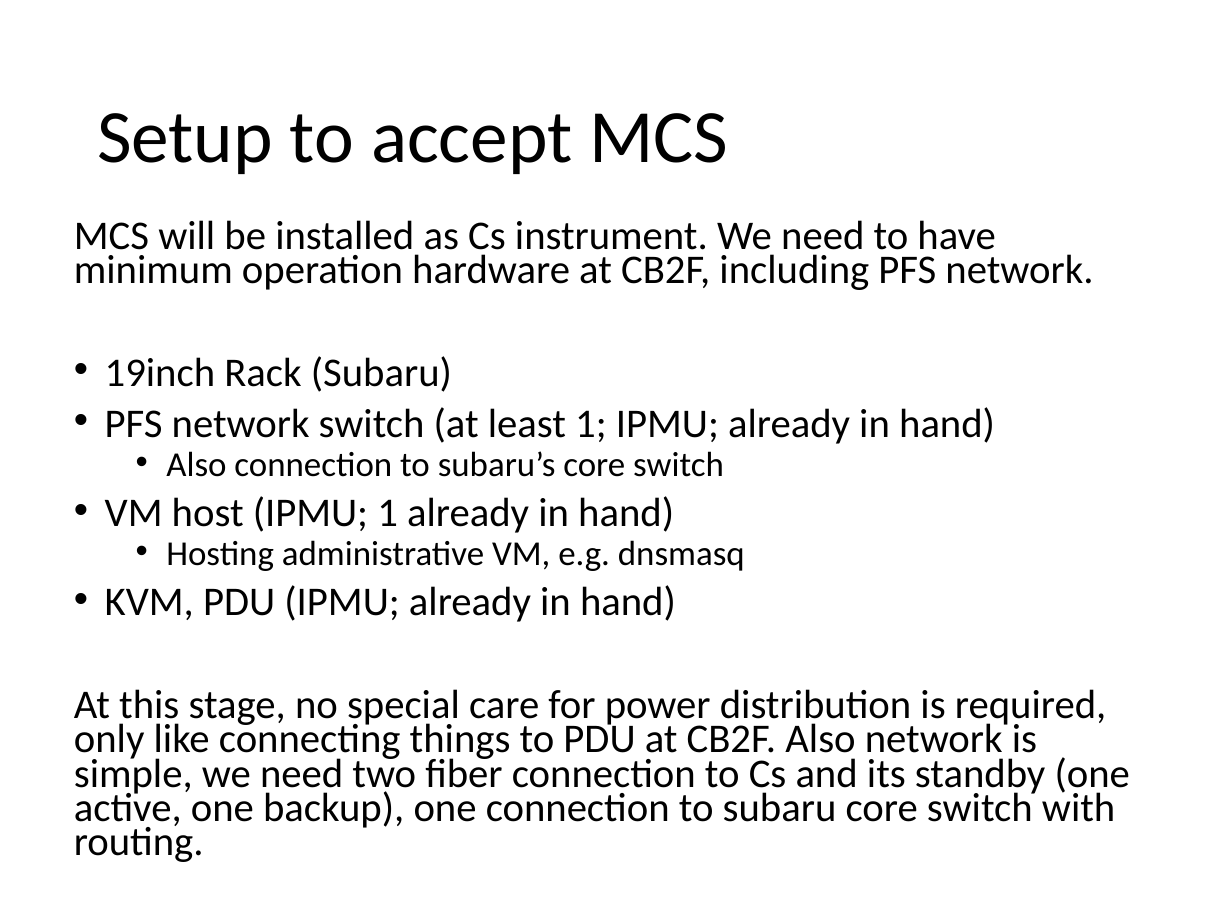
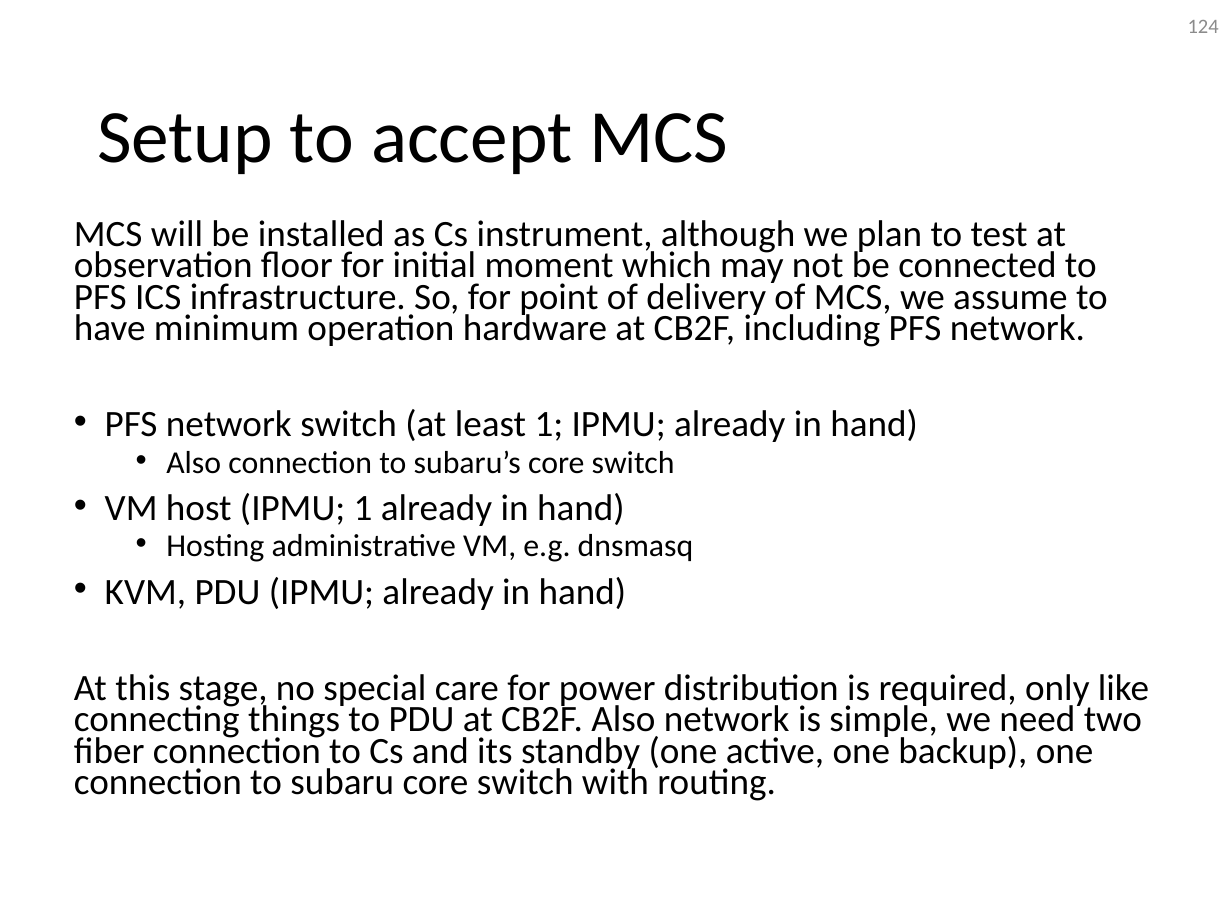
Before and after one commit to Subaru-PFS/ics_doc, a slide deck: slide 124 of SSN-00029.pptx (slide 99 before the commit). Drawn at 1232x924 pixels with LibreOffice and Linux fonts; fonts in the diff are those of the drawing. Boxes give left, top, right and bottom in pixels: in the first picture for what was removed or moved away, otherwise in the second. Text is boxed around its words. In the diff, an @@ line names an element or a change of style, - is before the commit and + after.

Commit message:
* Reorganized sections * Added draft text to all review sections

```diff
--- a/SSN-00029.pptx
+++ b/SSN-00029.pptx
@@ page number added at (1188, 20, 1219, 33), 12 pt, text #8C8C8C @@
+124
@@ text at (74, 220, 1108, 347): text changed; size 23.8 to 21.7 pt @@
-MCS will be installed as Cs instrument. We need to have minimum operation hardware at CB2F, including PFS network.
-• 19inch Rack (Subaru)
+MCS will be installed as Cs instrument, although we plan to test at observation floor for initial moment which may not be connected to PFS ICS infrastructure. So, for point of delivery of MCS, we assume to have minimum operation hardware at CB2F, including PFS network.
@@ text at (74, 409, 1149, 801): size 23.8 to 21.7 pt in "PFS network switch (at least 1; IPMU; ...", "VM host (IPMU; 1 already in hand)", "KVM, PDU (IPMU; already in hand)", "At this stage, no special care for ..."; size 20.4 to 18.6 pt in "Also connection to subaru’s core switch", "Hosting administrative VM, e.g. dnsmasq" @@
```
Also in this commit, not shown: 101 other slides changed, 28 slides added, 15 slides removed.
